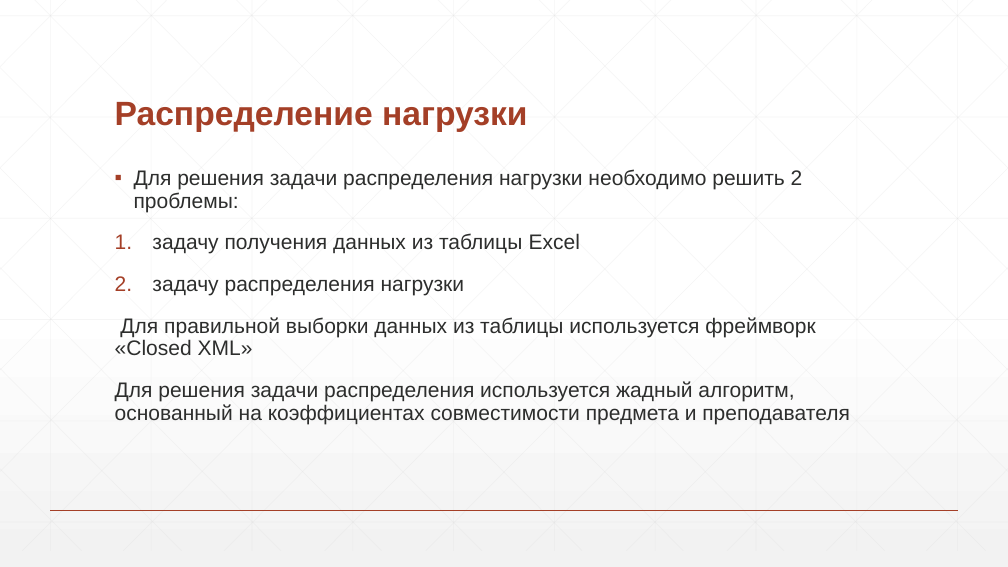
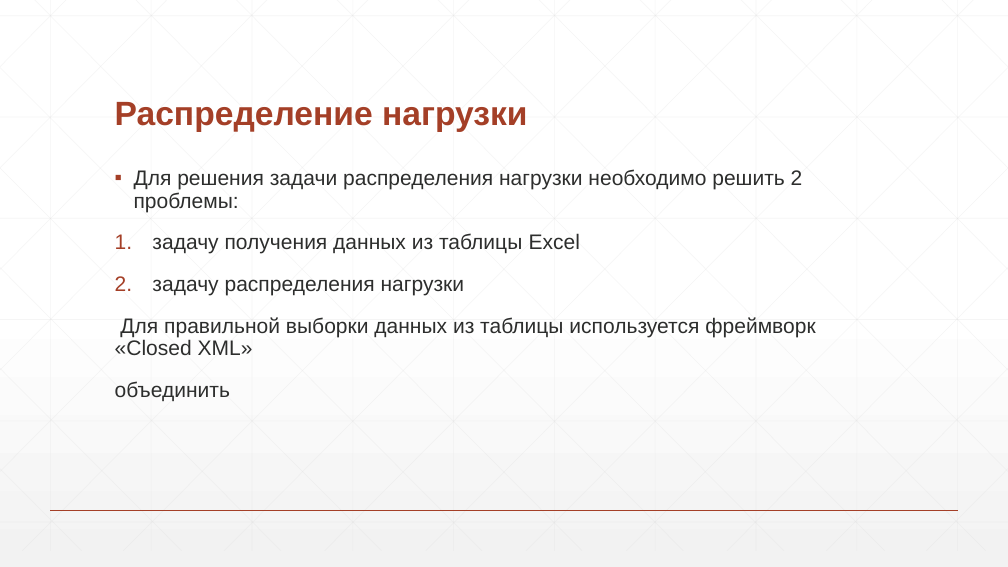
Before and after one commit to DanilaShushkanov/Site22, a slide deck: slide 9 of Диплом_през.pptx. Drawn at 1008x567 pixels with LibreOffice and Linux fonts; fonts in the diff are those of the drawing. Boxes give left, top, right and bottom in pixels: in the first picture for what was removed or moved away, otherwise in the second. Text is boxed around its words. In the diff, an @@ line names an element or a change of style, - is before the commit and + after.

```diff
--- a/Диплом_през.pptx
+++ b/Диплом_през.pptx
@@ text at (115,381,230,401): text changed @@
-Для решения задачи распределения используется жадный алгоритм, основанный на коэффициентах совместимости предмета и преподавателя
+объединить
```
Also in this commit, not shown: 7 other slides changed, 1 slide added, 10 other files.
